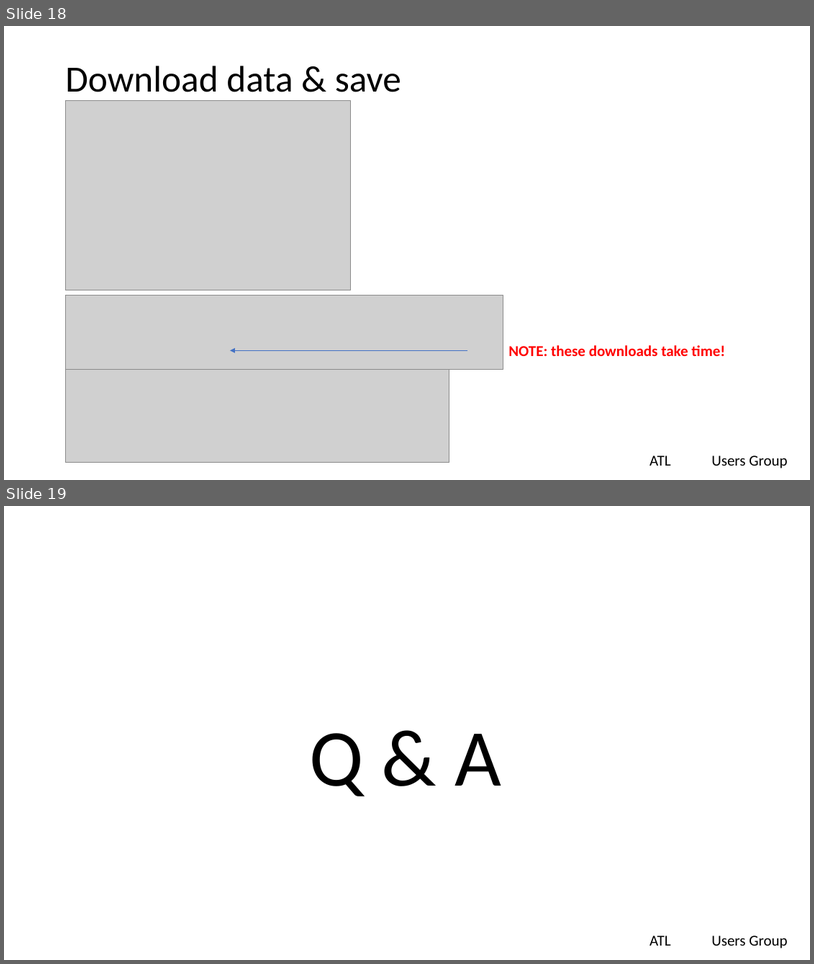
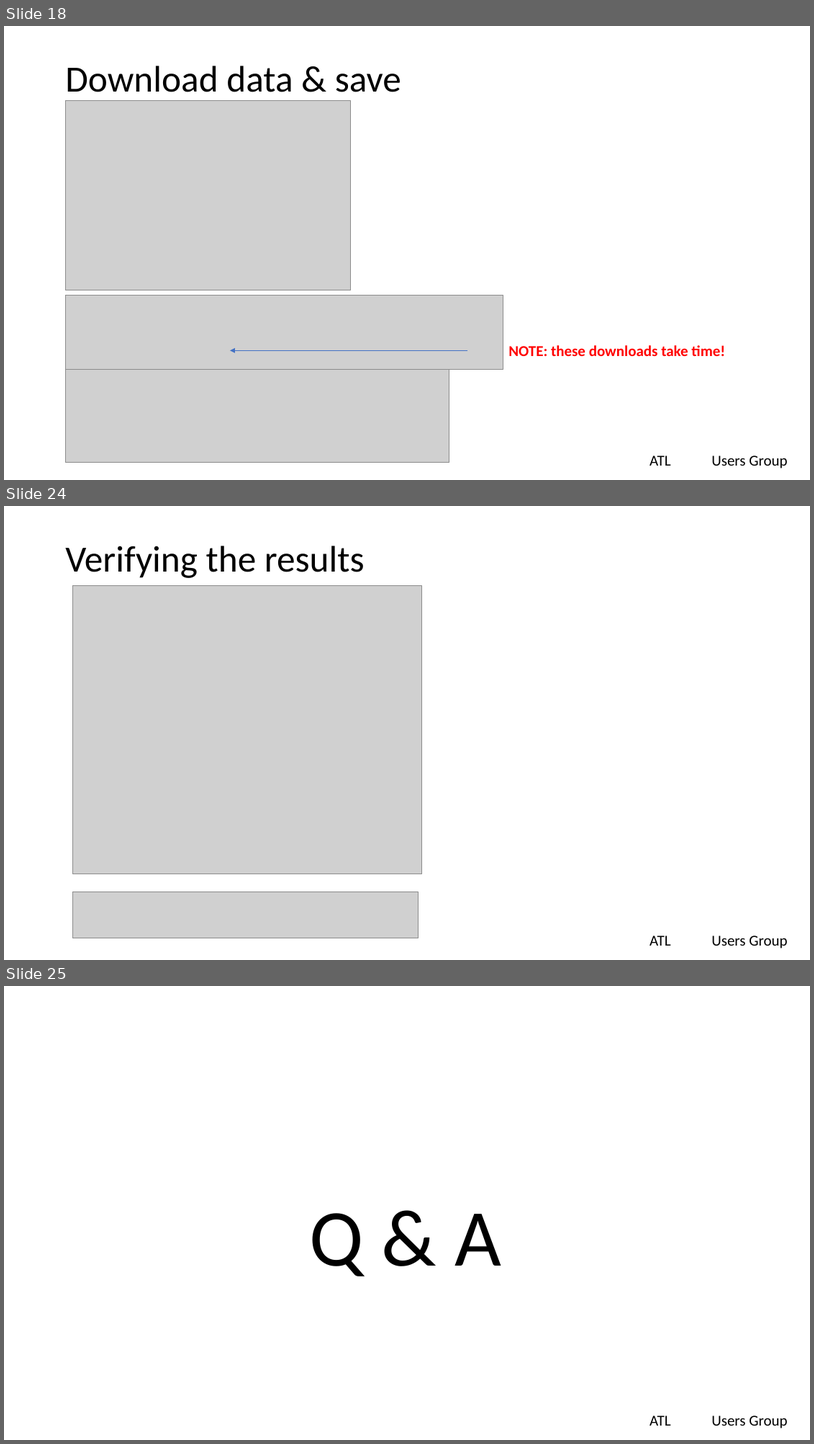
Before and after one commit to lgreski/tidycensus-vs-flatfiles, a slide deck: presentations/tidycensusVsFlatfiles.pptx. Shown one above the other, each under a label of ours: slides 18 and 19 before the commit, slides 18, 24 and 25 after it; the slides between them are not shown. The pictures are 814x964 and 814x1444 pixels, drawn with LibreOffice and Linux fonts; fonts in the diff are those of the drawing; grey boxes stand for pictures; background and template pictures are left out. Boxes give left, top, right and bottom in pixels: in the first picture for what was removed or moved away, otherwise in the second. Text is boxed around its words. In the diff, an @@ line names an element or a change of style, - is before the commit and + after.

```diff
--- a/presentations/tidycensusVsFlatfiles.pptx
+++ b/presentations/tidycensusVsFlatfiles.pptx
@@ slide 24 added at box(4, 506, 810, 960), background #FFFFFF; not listed: 2 template elements that a slide beside it also shows @@
@@ title added at box(65, 546, 365, 578), 44 pt, text #000000 @@
+Verifying the results
@@ picture added at box(73, 586, 422, 874) @@
@@ picture added at box(73, 891, 419, 937) @@
@@ what was slide 19 is now slide 25 @@
```
Also in this commit, not shown: 2 slides changed, 5 other slides added.
